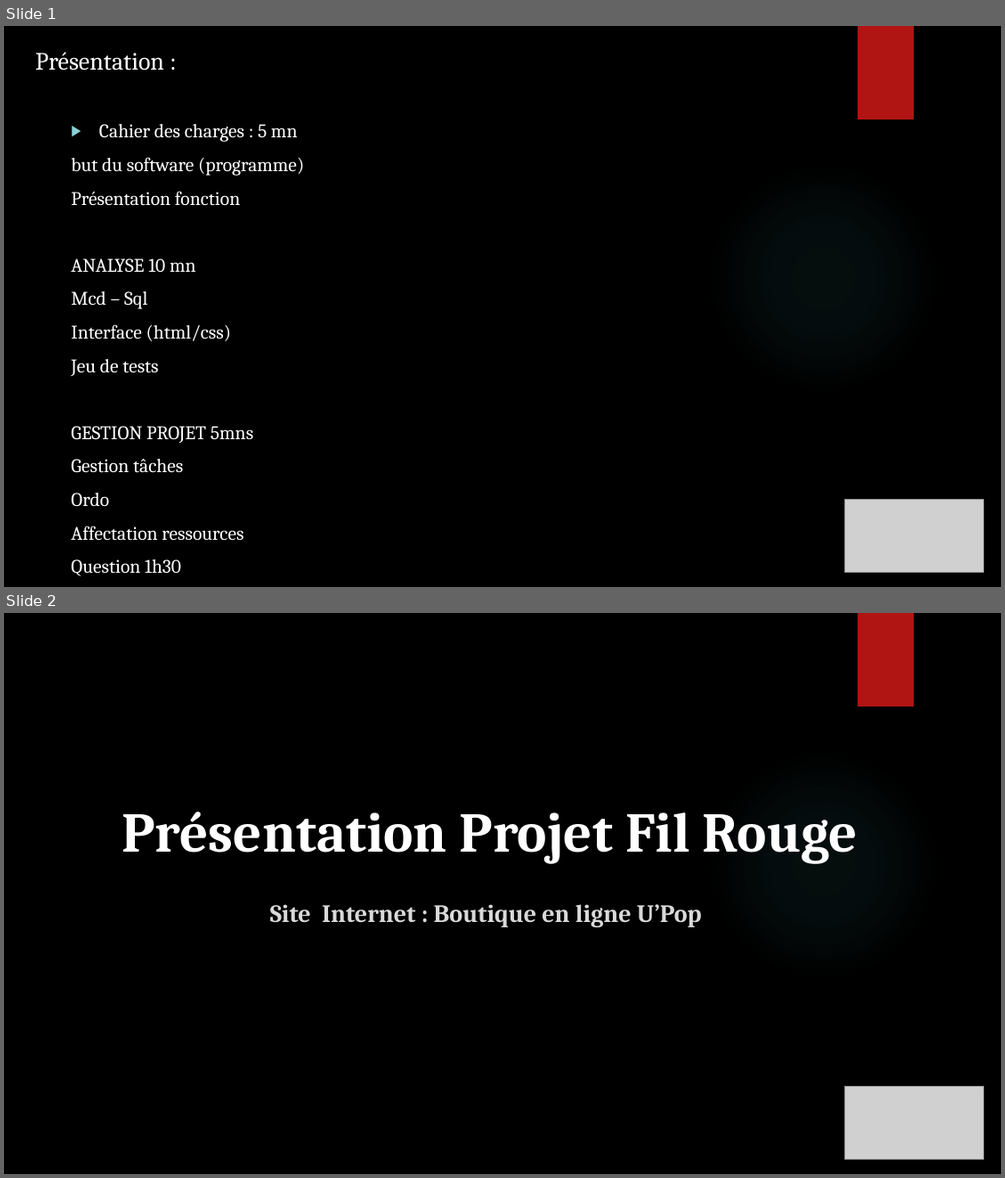
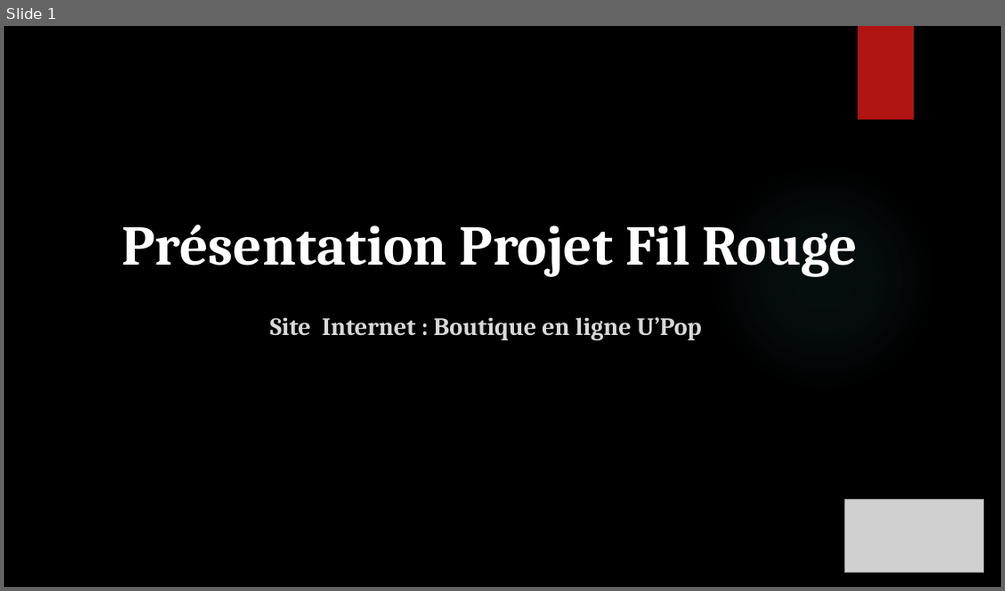
Before and after one commit to ChampemeDylan/UPOP, a slide deck: Présentation UPOP.pptx. Shown one above the other, each under a label of ours: slides 1 and 2 before the commit, slide 1 after it. The pictures are 1005x1178 and 1005x591 pixels, drawn with LibreOffice and Linux fonts; fonts in the diff are those of the drawing; grey boxes stand for pictures; background and template pictures are left out. Boxes give left, top, right and bottom in pixels: in the first picture for what was removed or moved away, otherwise in the second. Text is boxed around its words. In the diff, an @@ line names an element or a change of style, - is before the commit and + after.

Commit message:
CAMILLE MAJ DIAPO
MIS A JOUR CAHIER DES CHARGES
ET PRESENTATION

```diff
--- a/Présentation UPOP.pptx
+++ b/Présentation UPOP.pptx
@@ slide 1 removed at [4,26,1001,587], background picture (left out); not listed: 2 template elements that a slide beside it also shows @@
@@ text removed at [35,52,164,70] @@
-Présentation :
@@ text removed at [71,124,304,540] @@
-▶ Cahier des charges : 5 mn
-but du software (programme)
-Présentation fonction
-ANALYSE 10 mn
-Mcd – Sql
-Interface (html/css)
-Jeu de tests
-GESTION PROJET 5mns
-Gestion tâches
-Ordo
-Affectation ressources
-Question 1h30
@@ picture removed at [845,499,985,572] @@
@@ what was slide 2 is now slide 1 @@
```
Also in this commit, not shown: 7 slides changed, 2 slides added, 5 other slides removed.
